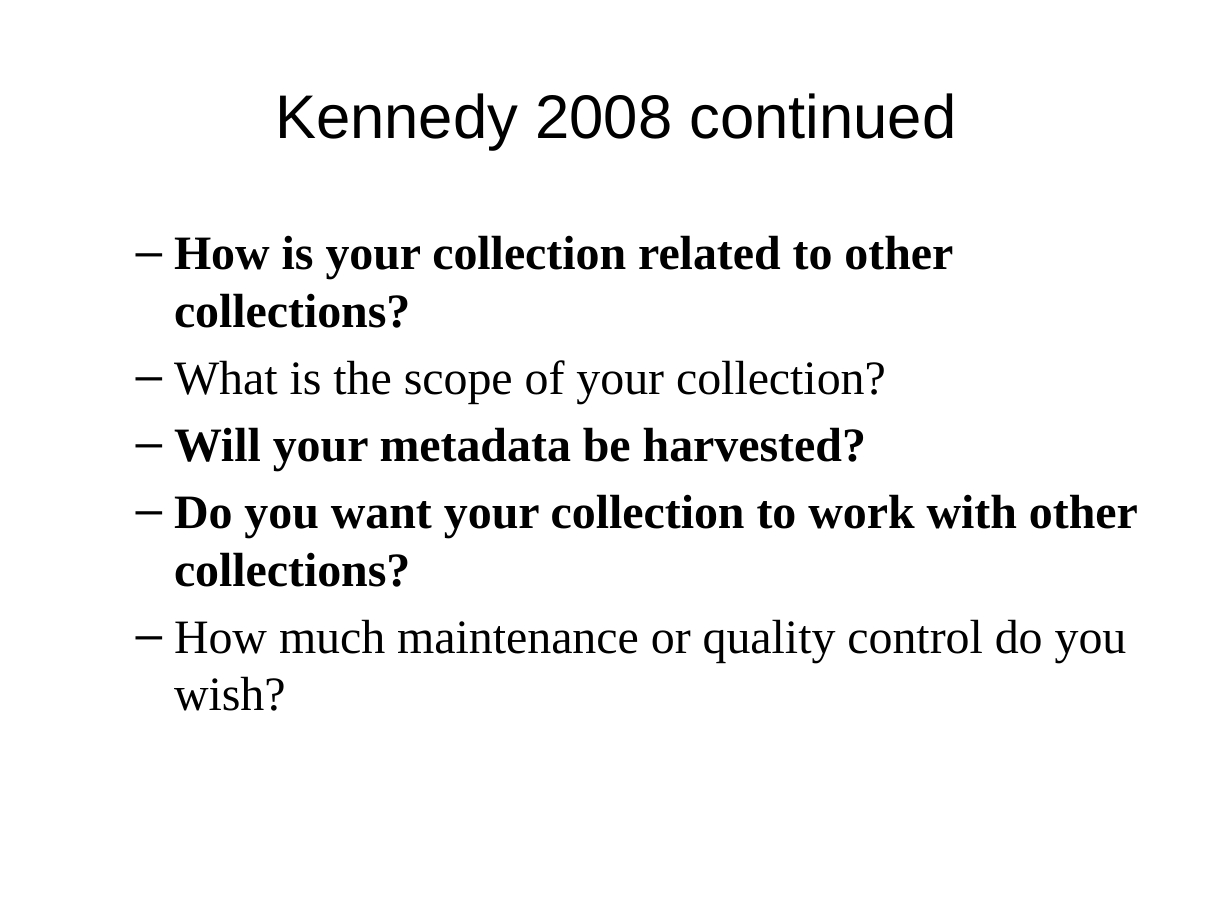
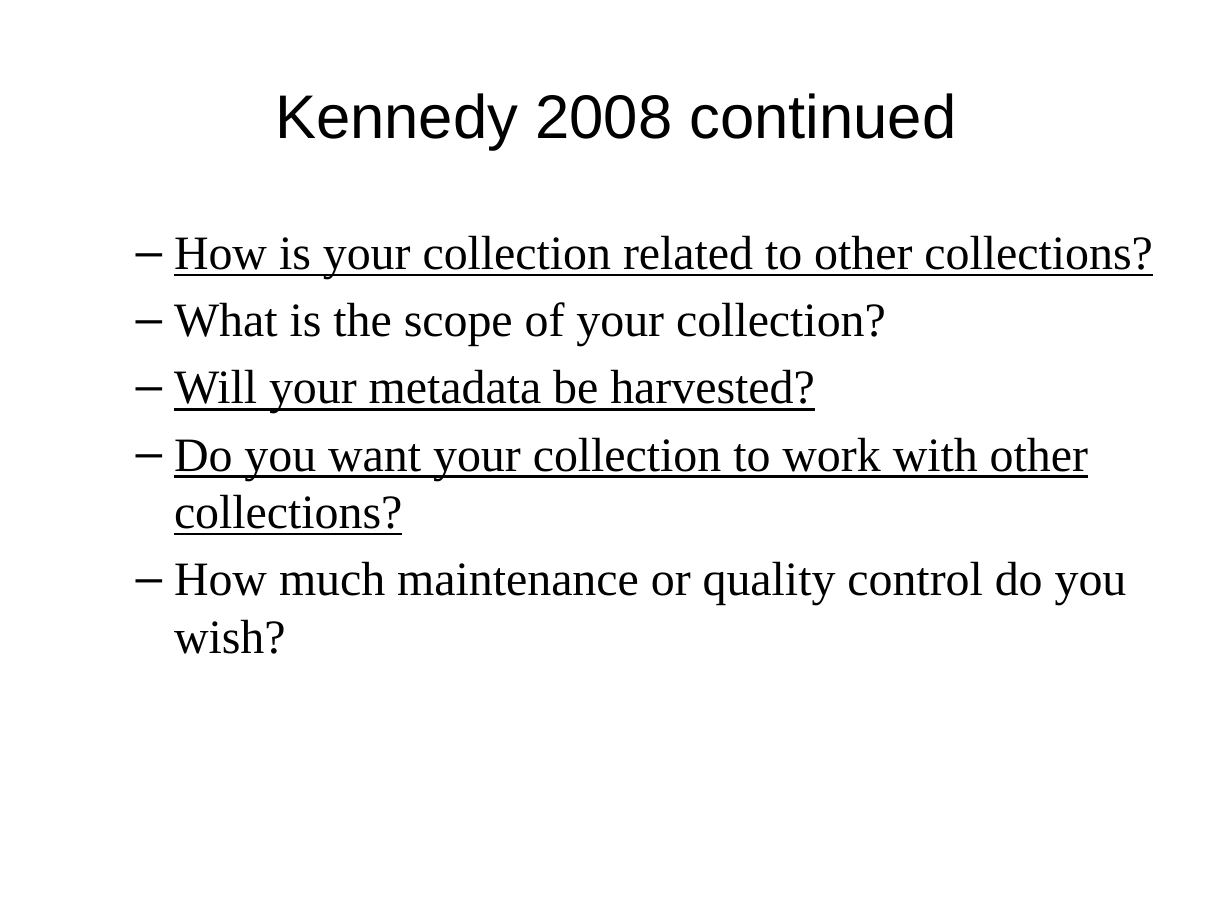
Before and after one commit to DataCurationWorkshop/HongKongCurationWorkshop, a slide deck: slide 9 of Day_2/Day_2_Lectures/Day_2_Lecture_Metadata2.pptx (slide 7 before the commit). Drawn at 1232x924 pixels with LibreOffice and Linux fonts; fonts in the diff are those of the drawing; background and template pictures are left out. Boxes give left, top, right and bottom in pixels: in the first picture for what was removed or moved away, otherwise in the second. Text is boxed around its words. In the diff, an @@ line names an element or a change of style, - is before the commit and + after.

```diff
--- a/Day_2/Day_2_Lectures/Day_2_Lecture_Metadata2.pptx
+++ b/Day_2/Day_2_Lectures/Day_2_Lecture_Metadata2.pptx
@@ text at box(174, 235, 1152, 535): bold off, underline on in "How is your collection related to other ...", "Will your metadata be harvested?", "Do you want your collection to work ..." @@
```
Also in this commit, not shown: 4 other slides changed, 14 slides added, 10 slides removed, 1 other file.
